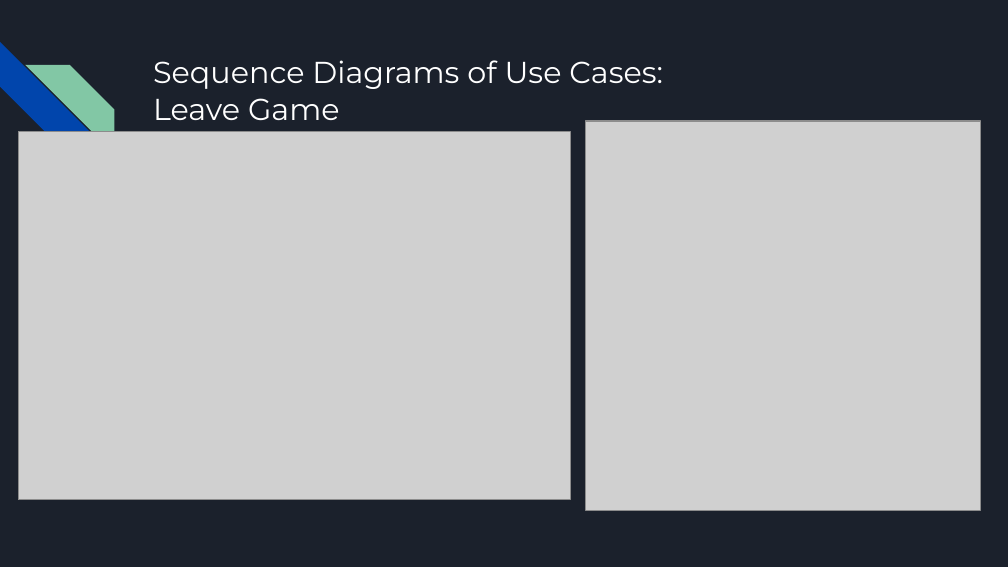
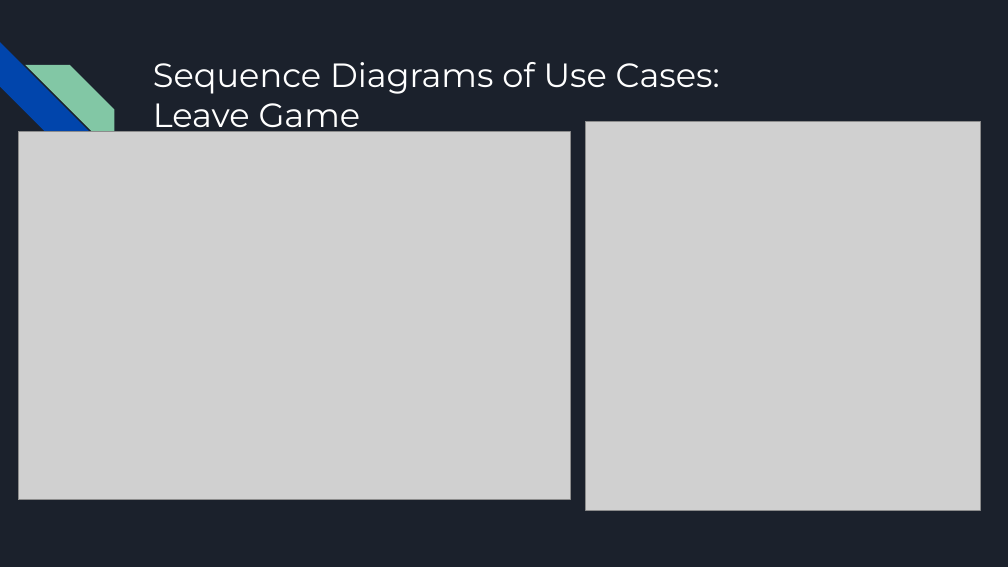
Before and after one commit to Barbecho90/Group5SoftwareEng, a slide deck: slide 10 of Phase 2/Blackjack Phase 2 Presentation.pptx. Drawn at 1008x567 pixels with LibreOffice and Linux fonts; fonts in the diff are those of the drawing; grey boxes stand for pictures. Boxes give left, top, right and bottom in pixels: in the first picture for what was removed or moved away, otherwise in the second. Text is boxed around its words. In the diff, an @@ line names an element or a change of style, - is before the commit and + after.

```diff
--- a/Phase 2/Blackjack Phase 2 Presentation.pptx
+++ b/Phase 2/Blackjack Phase 2 Presentation.pptx
@@ text at bbox=[153, 62, 720, 135]: text changed; size 21.6 to 24 pt @@
-Sequence Diagrams of Use Cases:
-Leave Game
+Sequence Diagrams of Use Cases:
+Leave Game
```
Also in this commit, not shown: 8 other slides changed, 3 other files.
